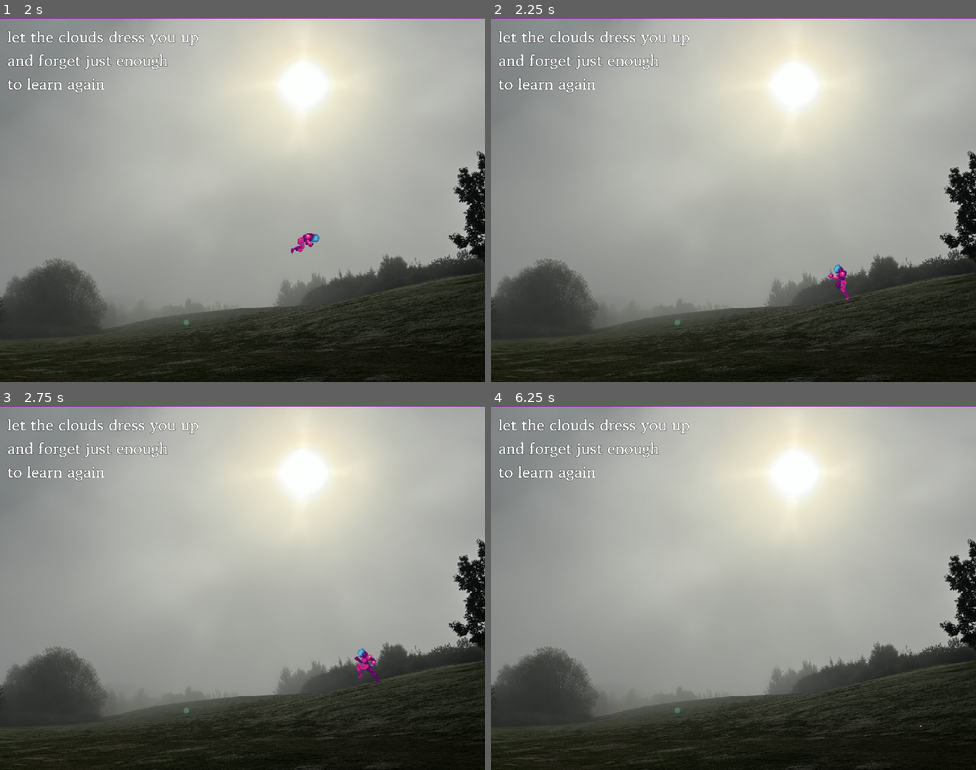
Above: before the commit, frames 1-4 (two rows, left to right).
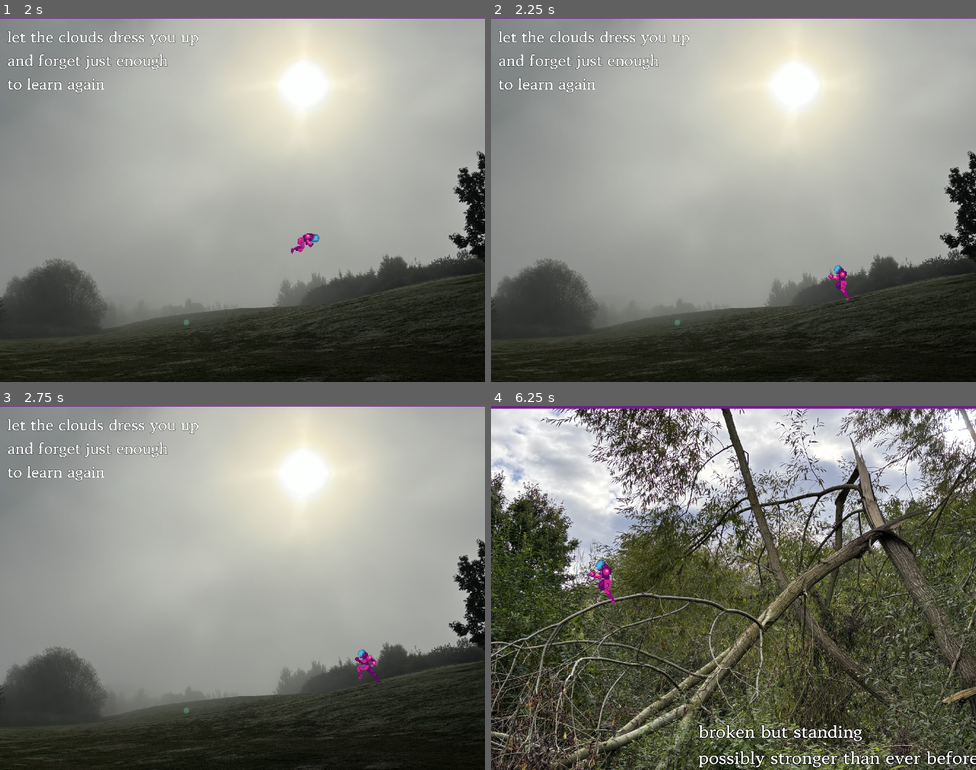
Above: after the commit, the same moments.

Repository: dorukbalci/Player-Discretion-is-Advised
Game: Godot game, scene res://Poem Game/experiment level/Poem Game.tscn
Two runs of this game, one before a commit and one after it. Both use one fixed random seed, a clock stepped at 60 frames per second and the inputs below. The project has no main scene, so this scene is started directly.
Inputs:
- Up to frame 1 (2 s): hold D (move_right) from 0.53 s (still down); tap Space (jump) at 0.6, 0.77, 1.07, 1.52, 1.55, 1.82 s; tap L (shoot) at 1.35 s
- Up to frame 2 (2.25 s): release D (move_right) at 2.03 s; hold A (move_left) from 2.03 s (still down); tap Space (jump) at 2.1 s
- Up to frame 3 (2.75 s): keep holding A (move_left)
- Up to frame 4 (6.25 s): release A (move_left) at 2.78 s; hold D (move_right) 2.78-4.28 s; tap L (shoot) at 2.85, 4.35, 5.85 s; tap Space (jump) at 3.02, 3.05, 3.32, 3.6, 3.77, 4.07, 4.52, 4.55, 4.82, 5.1, 6.02, 6.05 s; hold A (move_left) 4.28-5.03 s; hold D (move_right) 5.03-5.78 s; hold A (move_left) from 5.78 s (still down)

Frame 1 is identical in both runs. In frame 2, less than 0.1% of the frame differs, in the area x 69-74%, y 67-78%; in frame 3, 0.1%; in frame 4, 87%, in the area x 0-100%, y 0-100%.

Commit message:
Scene Manager
Implemented the scene manager for my side project poem game

Diff:
--- a/Poem Game/experiment level/Poem Game.tscn
+++ b/Poem Game/experiment level/Poem Game.tscn
@@ -2,83 +2,41 @@
 
 [ext_resource type="Script" path="res://Poem Game/experiment level/PoemManager.gd" id="1_vyo8g"]
 [ext_resource type="PackedScene" uid="uid://cgjowjcouphkh" path="res://Poem Game/levels/misty_field.tscn" id="2_gk8le"]
-[ext_resource type="Texture2D" uid="uid://g6uxa3vgc4yt" path="res://Poem Game/experiment level/two slabs.png" id="3_6da0f"]
-[ext_resource type="PackedScene" uid="uid://buu2hemimtnb4" path="res://Components/Player/player.tscn" id="4_4h307"]
-[ext_resource type="LabelSettings" uid="uid://cqvtp771n5fa4" path="res://Poem Game/experiment level/font resource.tres" id="5_luf5f"]
-[ext_resource type="Texture2D" uid="uid://dh32llcv3uegl" path="res://Poem Game/experiment level/broken branch.png" id="6_jrl7e"]
+[ext_resource type="PackedScene" uid="uid://cqrsdf3t7rai7" path="res://Poem Game/levels/broken_branch.tscn" id="3_koil4"]
+[ext_resource type="PackedScene" uid="uid://8ivpmr8u6s84" path="res://Poem Game/levels/two_slabs.tscn" id="4_dw5xt"]
+
+[sub_resource type="RectangleShape2D" id="RectangleShape2D_vxtbj"]
+size = Vector2(298, 1226)
+
+[sub_resource type="RectangleShape2D" id="RectangleShape2D_skjgu"]
+size = Vector2(333, 1349)
 
 [node name="FlatPoem" type="Node2D"]
 script = ExtResource("1_vyo8g")
+scenes = Array[PackedScene]([ExtResource("2_gk8le"), ExtResource("3_koil4"), ExtResource("4_dw5xt")])
 
-[node name="MistyField" parent="." instance=ExtResource("2_gk8le")]
+[node name="SceneParent" type="Node2D" parent="."]
 
-[node name="Two Slabs" type="Sprite2D" parent="."]
-position = Vector2(4596, 607)
-scale = Vector2(0.8185, 0.8)
-texture = ExtResource("3_6da0f")
-
-[node name="Player" parent="Two Slabs" instance=ExtResource("4_4h307")]
-position = Vector2(-591.325, 251.25)
-scale = Vector2(4.88699, 5)
-gravity = 1500
-speed = 1300
-max_hspeed = 700
-slowdown_speed = 100
-jumpForce = 1200
-jump_hspeed = 2000
-
-[node name="StaticBody2D" type="StaticBody2D" parent="Two Slabs"]
-
-[node name="CollisionPolygon2D" type="CollisionPolygon2D" parent="Two Slabs/StaticBody2D"]
-position = Vector2(-0.000298278, 0)
-polygon = PackedVector2Array(-684.178, 290, -576.664, 290, -87.9653, 300, -78.1918, 780, -674.405, 790)
-
-[node name="CollisionPolygon2D2" type="CollisionPolygon2D" parent="Two Slabs/StaticBody2D"]
-polygon = PackedVector2Array(117.287, -180, 420.281, -180, 439.829, 1080, 127.061, 1070)
-
-[node name="Label" type="Label" parent="Two Slabs"]
-offset_left = -996.946
-offset_top = -710.0
-offset_right = -167.946
-offset_bottom = -389.0
-text = "never dull in this garden
-of a feeble god"
-label_settings = ExtResource("5_luf5f")
-horizontal_alignment = 2
-
-[node name="BrokenBranch" type="Sprite2D" parent="."]
-position = Vector2(2900, 599)
-scale = Vector2(0.828, 0.798667)
-texture = ExtResource("6_jrl7e")
-
-[node name="StaticBody2D" type="StaticBody2D" parent="BrokenBranch"]
-
-[node name="CollisionPolygon2D" type="CollisionPolygon2D" parent="BrokenBranch/StaticBody2D"]
-polygon = PackedVector2Array(-990.338, 209.099, -922.706, 229.132, -758.454, 148.998, -574.879, 58.8481, -391.304, 8.76459, -159.42, 38.8147, 14.4927, 88.8981, 53.1401, 118.948, 207.729, -41.3188, 516.908, -241.653, 748.792, -341.82, 652.174, -231.636, 1048.31, 409.432, 1125.6, 609.766, 1106.28, 1010.43, -1009.66, 930.3, -1019.32, 219.115)
-
-[node name="Label" type="Label" parent="BrokenBranch"]
-offset_left = -169.082
-offset_top = 529.633
-offset_right = 946.918
-offset_bottom = 742.633
-text = "broken but standing
-possibly stronger than ever before"
-label_settings = ExtResource("5_luf5f")
-
-[node name="Player2" parent="." instance=ExtResource("4_4h307")]
-position = Vector2(2176, 704)
-scale = Vector2(4, 4)
-gravity = 1500
-speed = 1300
-max_hspeed = 700
-slowdown_speed = 100
-jumpForce = 1200
-jump_hspeed = 2000
-
-[node name="Cameras" type="Node2D" parent="."]
-
-[node name="Camera1" type="Camera2D" parent="Cameras"]
+[node name="Camera1" type="Camera2D" parent="."]
 position = Vector2(800, 600)
 position_smoothing_enabled = true
 
-[node name="Node2D" type="Node2D" parent="."]
+[node name="NextLevel" type="Area2D" parent="."]
+collision_layer = 7
+collision_mask = 7
+
+[node name="CollisionShape2D" type="CollisionShape2D" parent="NextLevel"]
+position = Vector2(1744, 600)
+shape = SubResource("RectangleShape2D_vxtbj")
+
+[node name="Previous Level" type="Area2D" parent="."]
+collision_layer = 7
+collision_mask = 7
+
+[node name="CollisionShape2D" type="CollisionShape2D" parent="Previous Level"]
+position = Vector2(-166.5, 669.5)
+shape = SubResource("RectangleShape2D_skjgu")
+
+[connection signal="body_entered" from="NextLevel" to="." method="_on_next_level_body_entered"]
+[connection signal="body_shape_entered" from="NextLevel" to="." method="_on_next_level_body_shape_entered"]
+[connection signal="body_entered" from="Previous Level" to="." method="_on_previous_level_body_entered"]
--- a/Poem Game/experiment level/PoemManager.gd
+++ b/Poem Game/experiment level/PoemManager.gd
@@ -1,16 +1,34 @@
 extends Node2D
 
-@export var scene_1 : PackedScene
-@export var scene_2 : PackedScene
-@export var scene_3 : PackedScene
+@export var scenes: Array[PackedScene]
+@onready var sceneParent = $SceneParent
 
-var current_scene
+var current_scene := 0
 # Called when the node enters the scene tree for the first time.
 func _ready() -> void:
+	var new_scene = scenes[0].instantiate()
+	$SceneParent.add_child(new_scene)
+func _process(delta: float) -> void:
 	pass
+
+func change_scene(scene_id: int):
+	for node in $SceneParent.get_children():
+		node.queue_free()
+	var new_scene = scenes[scene_id].instantiate()
+	$SceneParent.add_child(new_scene)
 
 
 
-# Called every frame. 'delta' is the elapsed time since the previous frame.
-func _process(delta: float) -> void:
-	pass
+func _on_next_level_body_entered(body: Node2D) -> void:
+	if body.is_in_group('Player'):
+		print('entered')
+		current_scene +=1
+		change_scene(current_scene)
+
+
+func _on_previous_level_body_entered(body: Node2D) -> void:
+	if body.is_in_group('Player'):
+		print('entered')
+		if current_scene > 0:
+			current_scene -=1
+			change_scene(current_scene)
--- /dev/null
+++ b/Poem Game/levels/broken_branch.tscn
@@ -0,0 +1,34 @@
+[gd_scene load_steps=4 format=3 uid="uid://cqrsdf3t7rai7"]
+
+[ext_resource type="Texture2D" uid="uid://dh32llcv3uegl" path="res://Poem Game/experiment level/broken branch.png" id="1_x1xne"]
+[ext_resource type="LabelSettings" uid="uid://cqvtp771n5fa4" path="res://Poem Game/experiment level/font resource.tres" id="2_r0akp"]
+[ext_resource type="PackedScene" uid="uid://buu2hemimtnb4" path="res://Components/Player/player.tscn" id="3_4bw7x"]
+
+[node name="BrokenBranch" type="Sprite2D"]
+position = Vector2(824, 608)
+scale = Vector2(0.828, 0.798667)
+texture = ExtResource("1_x1xne")
+
+[node name="StaticBody2D" type="StaticBody2D" parent="."]
+
+[node name="CollisionPolygon2D" type="CollisionPolygon2D" parent="StaticBody2D"]
+polygon = PackedVector2Array(-990.338, 209.099, -922.706, 229.132, -758.454, 148.998, -574.879, 58.8481, -391.304, 8.76459, -159.42, 38.8147, 14.4927, 88.8981, 53.1401, 118.948, 207.729, -41.3188, 516.908, -241.653, 748.792, -341.82, 652.174, -231.636, 1048.31, 409.432, 1125.6, 609.766, 1106.28, 1010.43, -1009.66, 930.3, -1019.32, 219.115)
+
+[node name="Label" type="Label" parent="."]
+offset_left = -169.082
+offset_top = 529.633
+offset_right = 946.918
+offset_bottom = 742.633
+text = "broken but standing
+possibly stronger than ever before"
+label_settings = ExtResource("2_r0akp")
+
+[node name="Player2" parent="." instance=ExtResource("3_4bw7x")]
+position = Vector2(-874.396, 131.469)
+scale = Vector2(4.83092, 5.00834)
+gravity = 1500
+speed = 1300
+max_hspeed = 700
+slowdown_speed = 100
+jumpForce = 1200
+jump_hspeed = 2000
--- a/Poem Game/levels/misty_field.tscn
+++ b/Poem Game/levels/misty_field.tscn
@@ -18,7 +18,7 @@
 [node name="StaticBody2D" type="StaticBody2D" parent="."]
 
 [node name="CollisionPolygon2D" type="CollisionPolygon2D" parent="StaticBody2D"]
-polygon = PackedVector2Array(-1006.12, 581.044, -614.679, 535.714, -366.972, 486.264, 266.055, 436.813, 990.826, 288.462, 990.826, 745.879, -996.942, 745.879)
+polygon = PackedVector2Array(-1006.12, 581.044, -614.679, 535.714, -366.972, 486.264, 266.055, 436.813, 993.85, 297.5, 1003.69, 757.5, -996.942, 745.879)
 
 [node name="Label" type="Label" parent="."]
 offset_left = -964.33
--- /dev/null
+++ b/Poem Game/levels/two_slabs.tscn
@@ -0,0 +1,39 @@
+[gd_scene load_steps=4 format=3 uid="uid://8ivpmr8u6s84"]
+
+[ext_resource type="Texture2D" uid="uid://g6uxa3vgc4yt" path="res://Poem Game/experiment level/two slabs.png" id="1_0n1rb"]
+[ext_resource type="PackedScene" uid="uid://buu2hemimtnb4" path="res://Components/Player/player.tscn" id="2_y1vnu"]
+[ext_resource type="LabelSettings" uid="uid://cqvtp771n5fa4" path="res://Poem Game/experiment level/font resource.tres" id="3_7aued"]
+
+[node name="Two Slabs" type="Sprite2D"]
+position = Vector2(816, 600)
+scale = Vector2(0.8185, 0.8)
+texture = ExtResource("1_0n1rb")
+
+[node name="Player" parent="." instance=ExtResource("2_y1vnu")]
+position = Vector2(-591.325, 251.25)
+scale = Vector2(4.88699, 5)
+gravity = 1500
+speed = 1300
+max_hspeed = 700
+slowdown_speed = 100
+jumpForce = 1200
+jump_hspeed = 2000
+
+[node name="StaticBody2D" type="StaticBody2D" parent="."]
+
+[node name="CollisionPolygon2D" type="CollisionPolygon2D" parent="StaticBody2D"]
+position = Vector2(-0.000298278, 0)
+polygon = PackedVector2Array(-684.178, 290, -576.664, 290, -87.9653, 300, -78.1918, 780, -674.405, 790)
+
+[node name="CollisionPolygon2D2" type="CollisionPolygon2D" parent="StaticBody2D"]
+polygon = PackedVector2Array(117.287, -180, 420.281, -180, 439.829, 1080, 127.061, 1070)
+
+[node name="Label" type="Label" parent="."]
+offset_left = -996.946
+offset_top = -710.0
+offset_right = -167.946
+offset_bottom = -389.0
+text = "never dull in this garden
+of a feeble god"
+label_settings = ExtResource("3_7aued")
+horizontal_alignment = 2
